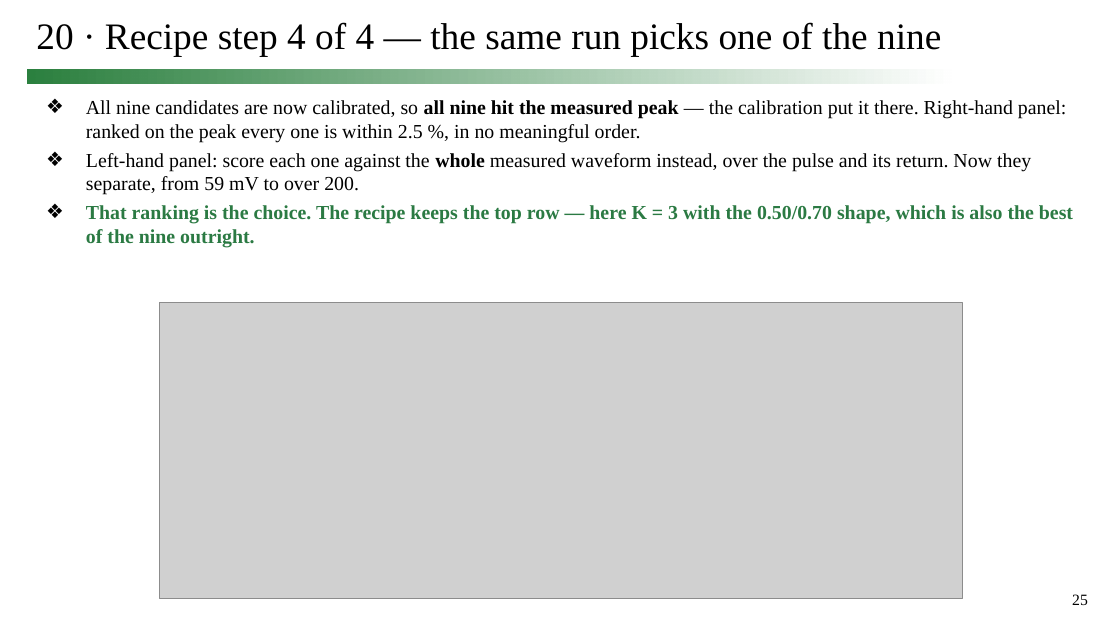
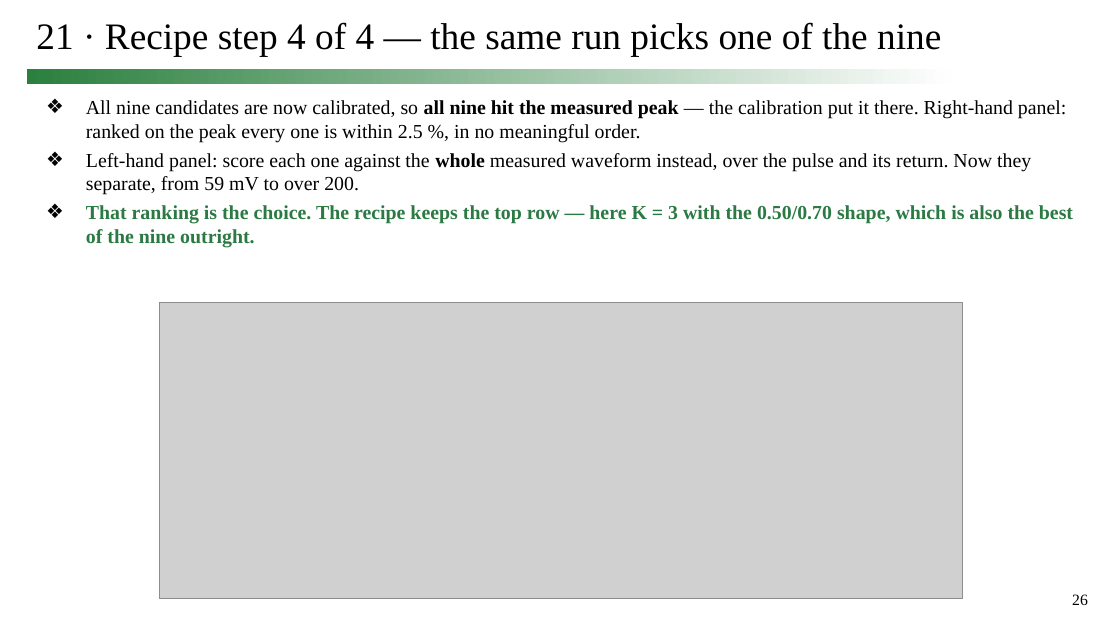
Before and after one commit to simon9721/ibis_comparison, a slide deck: slide 26 of results/meeting_deck_2026-09-24/0924_track1_story.pptx (slide 25 before the commit). Drawn at 1120x630 pixels with LibreOffice and Linux fonts; fonts in the diff are those of the drawing; grey boxes stand for pictures. Boxes give left, top, right and bottom in pixels: in the first picture for what was removed or moved away, otherwise in the second. Text is boxed around its words. In the diff, an @@ line names an element or a change of style, - is before the commit and + after.

```diff
--- a/results/meeting_deck_2026-09-24/0924_track1_story.pptx
+++ b/results/meeting_deck_2026-09-24/0924_track1_story.pptx
@@ title at (x1=36, y1=22, x2=941, y2=57): text changed @@
-20 · Recipe step 4 of 4 — the same run picks one of the nine
+21 · Recipe step 4 of 4 — the same run picks one of the nine
@@ page number at (x1=1072, y1=594, x2=1088, y2=605): text changed @@
-25
+26
```
Also in this commit, not shown: 13 other slides changed, 1 slide added, 5 other files.
